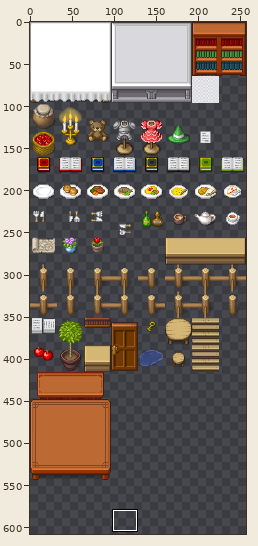
Edited in one commit: sprite sheet (img/ambient.png). Above: a wide view before the commit, with the close-up outlined.
Close-up. First the earlier version:
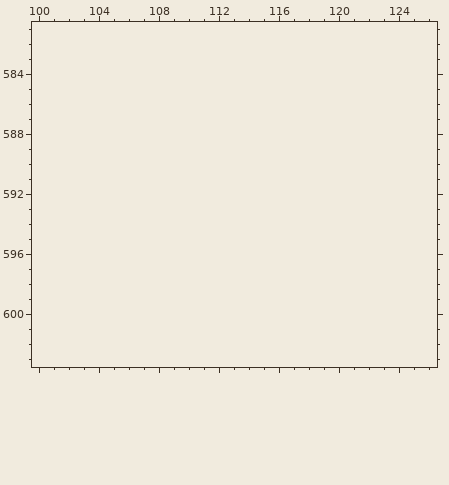
The file is 256x544 pixels. Pixels under 10% opacity are left out. Colours within 5 levels of each other are drawn and written as one. Shown: x 100..126, y 581..603. The old version is drawn lined up with the new one, on the new canvas. The commit also changed other parts of the picture, which this record leaves out.
Once edited:
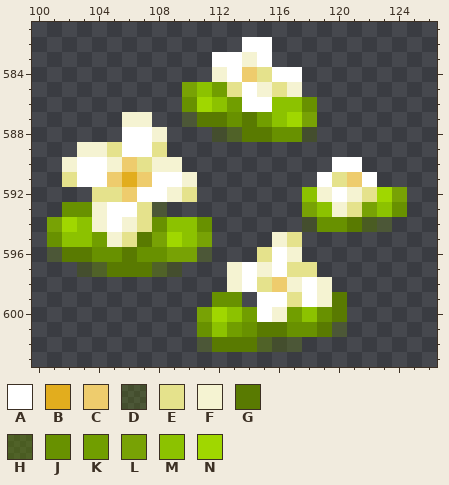
Palette (. is transparent): A #ffffff  B #e2ad1e  C #eecc6d  D #5b79004c  E #e5e28c  F #f5f3d2  G #597a01  H #597b0281  J #689100  K #719e00  L #78a205  M #8cc200  N #a0d700
Diff:
canvas 256x544 -> 256x608
@@ x 100..126 @@
 581 ...........................
-582 ...........................
-583 ...........................
-584 ...........................
-585 ...........................
-586 ...........................
-587 ...........................
-588 ...........................
-589 ...........................
-590 ...........................
-591 ...........................
-592 ...........................
-593 ...........................
-594 ...........................
-595 ...........................
-596 ...........................
-597 ...........................
-598 ...........................
-599 ...........................
-600 ...........................
-601 ...........................
-602 ...........................
+582 ..............AA...........
+583 ............AAFA...........
+584 ............FACEAA.........
+585 ..........LMKEAFEF.........
+586 ..........JNMKAAMMJ........
+587 ......FF..DGGJGKMNL........
+588 ......AAF...DHGGJJD........
+589 ...FFEAAE..................
+590 ..FAAFCEFF..........AA.....
+591 ..EAACBCAAF........AECA....
+592 ....EECAAFE.......MFAFENL..
+593 ..JJFAAED.........LMFELMJ..
+594 .LNMFAFEJMMJ......DJJGHD...
+595 .JMMKFEGLNML....FE.........
+596 .DGGJJGJJLLD...EAF.........
+597 ...DHGGGHD...FAFAEE........
+598 .............FAECFAF.......
+599 ............JJ.AAEAFG......
+600 ...........LNMKAFKMJG......
+601 ...........JMKJGGJJGD......
+602 ...........DGGGHDD.........
 603 ...........................
Pixel boxes of the changes (left, top, right, bottom) in both close-ups:
added: (47, 37, 407, 352)
